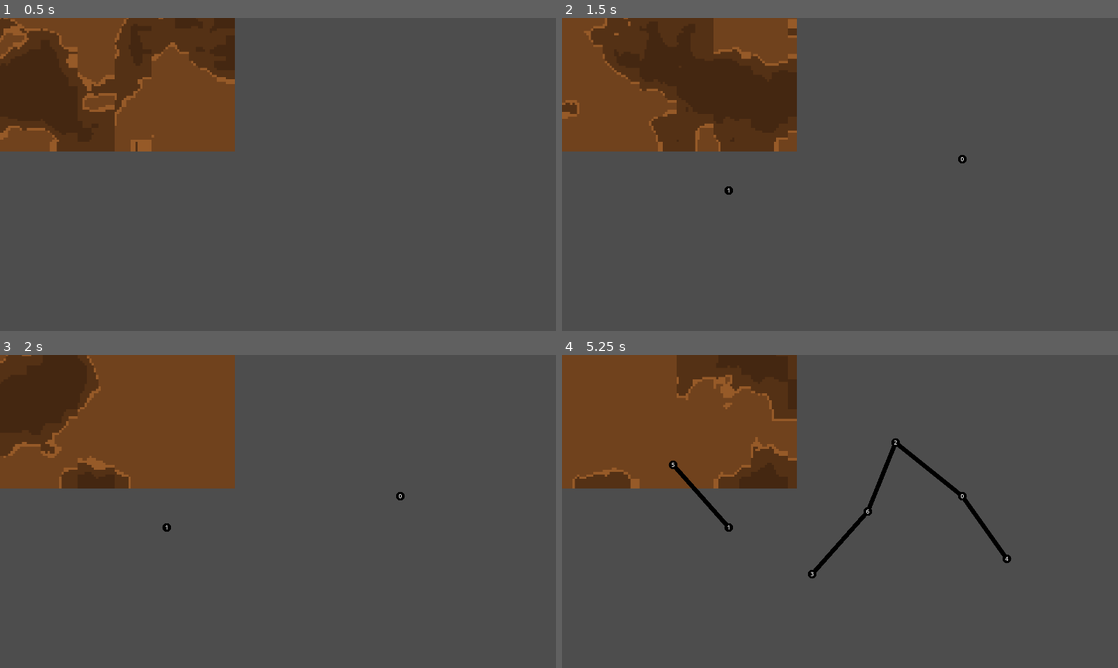
Above: before the commit, frames 1-4 (two rows, left to right).
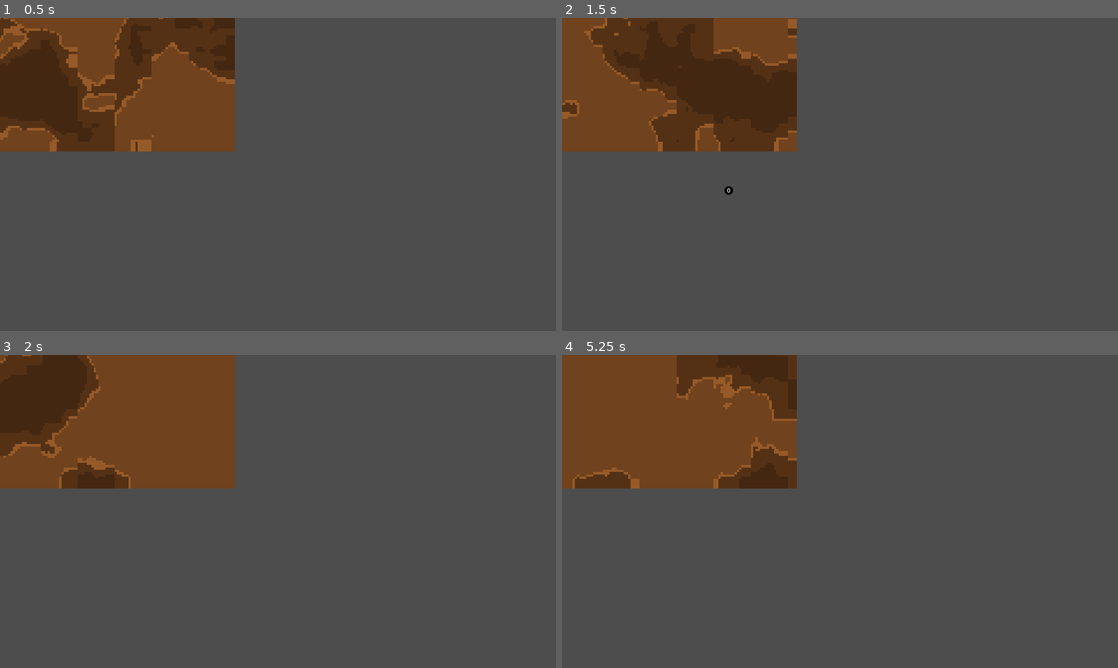
Above: after the commit, the same moments.

Repository: BrodeyYendall/MiningGameGodot
Game: Godot game, scene res://wall.tscn
Same seed, same stepped clock (60 frames per second), same inputs: the game is played once before the commit and once after it.
Inputs (mouse positions are in pixels of both pictures, inside the frame that each line leads up to):
- Up to frame 1 (0.5 s): no input
- Up to frame 2 (1.5 s): tap Enter at 0.5 s; move the mouse to (962, 158) at 0.52 s; hold Space 0.53-1.28 s; click (962, 158) at 0.67 s; move the mouse to (728, 190) at 1.27 s; tap Space at 1.35 s; click (728, 190) at 1.42 s
- Up to frame 3 (2 s): tap Space at 1.52, 1.82 s
- Up to frame 4 (5.25 s): move the mouse to (895, 442) at 2.02 s; hold Space 2.03-2.78 s; click (895, 442) at 2.17 s; move the mouse to (812, 574) at 2.77 s; tap Space at 2.85, 3.02, 3.32, 4.35, 4.52, 4.82 s; click (812, 574) at 2.92 s; move the mouse to (1006, 558) at 3.52 s; hold Space 3.53-4.28 s; click (1006, 558) at 3.67 s; move the mouse to (673, 464) at 4.27 s; click (673, 464) at 4.42 s; move the mouse to (867, 511) at 5.02 s; hold Space from 5.03 s (still down); click (867, 511) at 5.17 s

Frame 1 is identical in both runs. In frame 2, less than 0.1% of the frame differs, in the area x 29-73%, y 43-56%; in frame 3, less than 0.1%; in frame 4, 1.1%, in the area x 19-81%, y 26-72%.

Commit message:
Implemented cutout detection
Cutouts are still not completed. I need to give them hitboxes so that
cracks do not form through them and so players cannot click within them.

Diff:
--- a/cracks.gd
+++ b/cracks.gd
@@ -1,11 +1,12 @@
 extends Node2D
 
 @export var circle_radius = 15
-@export var crack_distance = 300
+@export var crack_distance = 500
 @export var crack_width = 15
 
-var circles: Array[Vector2] = []
+var circles = PackedVector2Array()
 var cracks: Array[Array] = []
+var cutouts: Array[PackedVector2Array] = []
 var pathfinder: AStar2D = AStar2D.new()
 var should_redraw = false
 
@@ -20,7 +21,7 @@
 				new_connections.append(i)
 
 		if new_connections.size() >= 2:
-			check_for_cutout(new_connections)
+			check_for_cutout(new_connections, event.position)
 
 		for new_connection in new_connections:
 			pathfinder.connect_points(circles.size(), new_connection)
@@ -30,13 +31,37 @@
 
 
 
-func check_for_cutout(new_connections):
-	print("enter")
+func check_for_cutout(new_connections, new_point):
+	var cycles = []
 	for i in range(new_connections.size()):
 		for j in range(i + 1, new_connections.size()):
-			var new_cycle = pathfinder.get_id_path(new_connections[i], new_connections[j])
-			if not new_cycle.is_empty():
-				print(str(i) + " to " + str(j) + " is " + str(new_cycle))
+			var path = pathfinder.get_id_path(new_connections[i], new_connections[j])
+			if not path.is_empty():
+				cycles.append(path)
+
+	cycles.sort_custom(sort_by_array_size)
+
+	var points_used = {}
+	var new_cutout_count = 0
+	for cycle in cycles:
+		var contains_unqiue_points = false
+		var pathVectors = PackedVector2Array()
+		for point in cycle:
+			if not points_used.has(point):
+				contains_unqiue_points = true
+				points_used[point] = true
+			pathVectors.append(circles[point])
+
+		if contains_unqiue_points:
+			pathVectors.append(new_point)
+			cutouts.append(pathVectors)
+			new_cutout_count += 1
+	print("Created " + str(new_cutout_count) + " new cutouts")
+
+
+func sort_by_array_size(a: Array, b: Array):
+	return a.size() < b.size()
+
 
 
 # Called every frame. 'delta' is the elapsed time since the previous frame.
@@ -45,8 +70,11 @@
 		queue_redraw()
 
 func _draw():
+	for cutout in cutouts:
+		draw_colored_polygon(PackedVector2Array(cutout), Color.LIGHT_SLATE_GRAY)
 	for line in cracks:
 		draw_line(line[0], line[1], Color.BLACK, crack_width)
+
 	for i in range(circles.size()):
 		draw_circle(circles[i], circle_radius, Color.BLACK)
 		var half_size = circle_radius / 2
--- a/wall_tiles.gd
+++ b/wall_tiles.gd
@@ -13,7 +13,7 @@
 # Called every frame. 'delta' is the elapsed time since the previous frame.
 func _process(delta):
 	if Input.is_key_pressed(KEY_SPACE):
-		generate_wall()
+		get_tree().reload_current_scene()
 
 func generate_wall():
 	var noise = FastNoiseLite.new()
